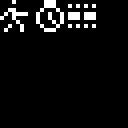
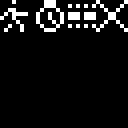
Before/after of a 128 × 128 layered artwork. What changed in the layer stack:
painted on "Layer 36" over (x1=96, y1=0, x2=128, y2=32)
